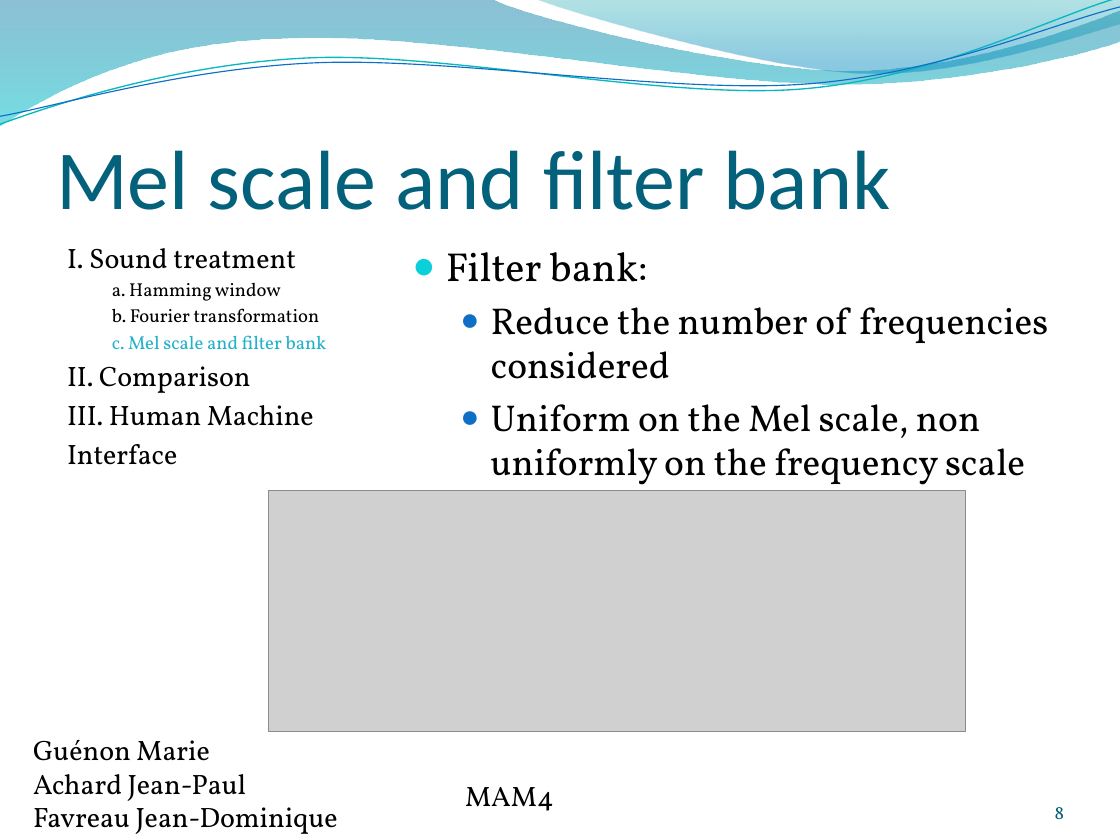
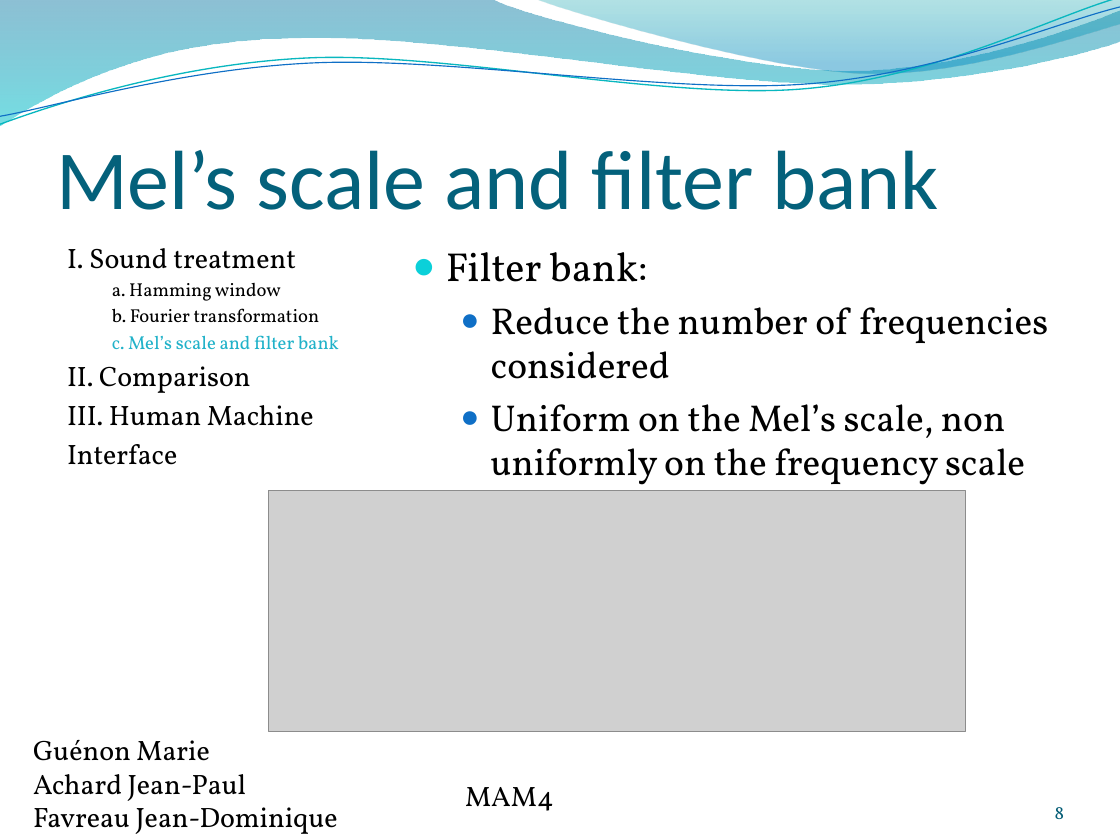
Before and after one commit to jeando/projetS7, a slide deck: slide 8 of annexes/Word_recognition.pptx. Drawn at 1120x840 pixels with LibreOffice and Linux fonts; fonts in the diff are those of the drawing; grey boxes stand for pictures; background and template pictures are left out. Boxes give left, top, right and bottom in pixels: in the first picture for what was removed or moved away, otherwise in the second. Text is boxed around its words. In the diff, an @@ line names an element or a change of style, - is before the commit and + after.

```diff
--- a/annexes/Word_recognition.pptx
+++ b/annexes/Word_recognition.pptx
@@ title at <box>56,150,940,210</box>: text changed @@
-Mel scale and filter bank
+Mel’s scale and filter bank
@@ text at <box>112,335,339,349</box>: text changed @@
-  c. Mel scale and filter bank
+  c. Mel’s scale and filter bank
@@ text at <box>491,404,1025,492</box>: text changed @@
-  ● Uniform on the Mel scale, non uniformly on the frequency scale
+  ● Uniform on the Mel’s scale, non uniformly on the frequency scale
```
Also in this commit, not shown: 16 other slides changed, 1 other file.
